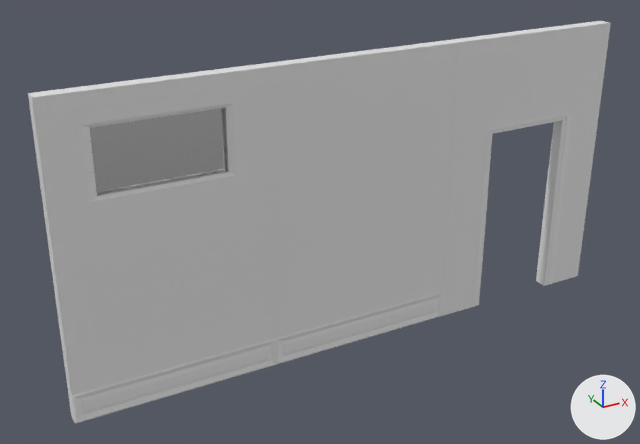
Before and after pictures for a commit that changed the Blender file Escape Room/Door/door.blend.
Before and after are seen from a camera (50 mm lens) standing at (-5.24, -6.87, 4.84) and looking at (-1.39, 0.15, 1.33). Every picture has the same lights, and +X, +Y and +Z are marked at lower right.

The scene before the commit, as lines of its bpy script (objects in view):
```python
me_cube = bpy.data.meshes.new('Cube')
me_cube.from_pydata(...)  # 226 vertices, 224 faces; spans x -2.0..0.0, y -0.08..0.08, z 0.0..3.0
me_cube_009 = bpy.data.meshes.new('Cube.009')
me_cube_009.from_pydata(...)  # 60 vertices, 59 faces; spans x -2.0..0.0, y -0.08..0.08, z 0.0..3.0
me_cube_018 = bpy.data.meshes.new('Cube.018')
me_cube_018.from_pydata(...)  # 108 vertices, 103 faces; spans x -1.54..1.54, y -0.23..0.23, z -7.32..1.83
# faces by material slot: [2, 101]
me_cube_018.materials.append(mat_glass)  # white #e7e7e7
me_cube_018.materials.append(mat_wall_material)  # white #e7e7e7
ob_door_frame = bpy.data.objects.new('door_frame', me_cube)
ob_door_frame.location = (2.0, 0.0, 0.0)
ob_straight_wall = bpy.data.objects.new('straight_wall', me_cube_009)
ob_straight_wall.location = (0.0, 0.0, 0.0)
ob_window_wall = bpy.data.objects.new('window_wall', me_cube_018)
ob_window_wall.location = (-3.0, 0.0, 2.4)
ob_window_wall.scale = (0.652, 0.328, 0.328)
```
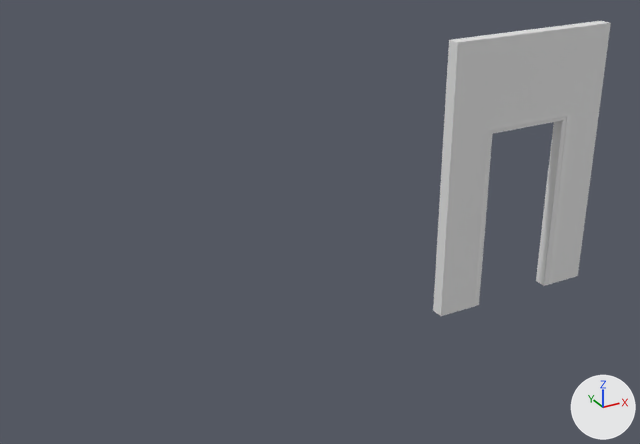
Where the newer file only moved an object's origin or applied its transform, the numbers keep the older frame.

Where the change shows, as pixel boxes (x1, y1, x2, y2) in the pictures (640 x 444 px):
```json
{"object": "window_wall", "change": "hidden", "before": [28, 63, 276, 424]}
{"object": "straight_wall", "change": "hidden", "before": [263, 40, 458, 365]}
```

The change, as JSON lines over the scene's bpy script:
```json
{"op": "add", "block": "ob_straight_wall", "code": "ob_straight_wall.hide_set(True)"}
{"op": "add", "block": "ob_window_wall", "code": "ob_window_wall.hide_set(True)"}
```
